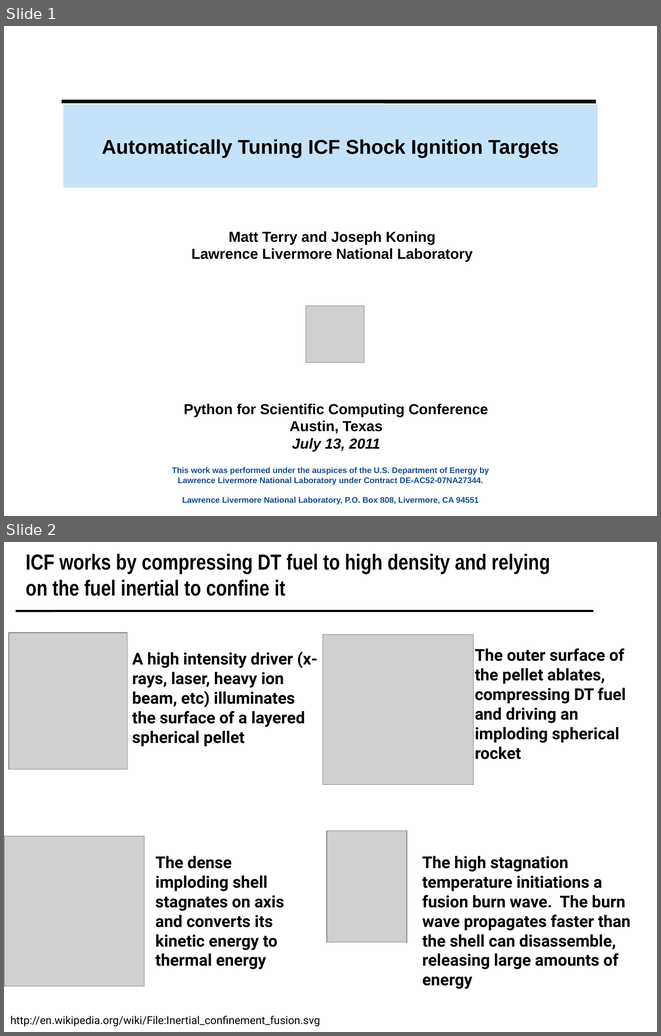
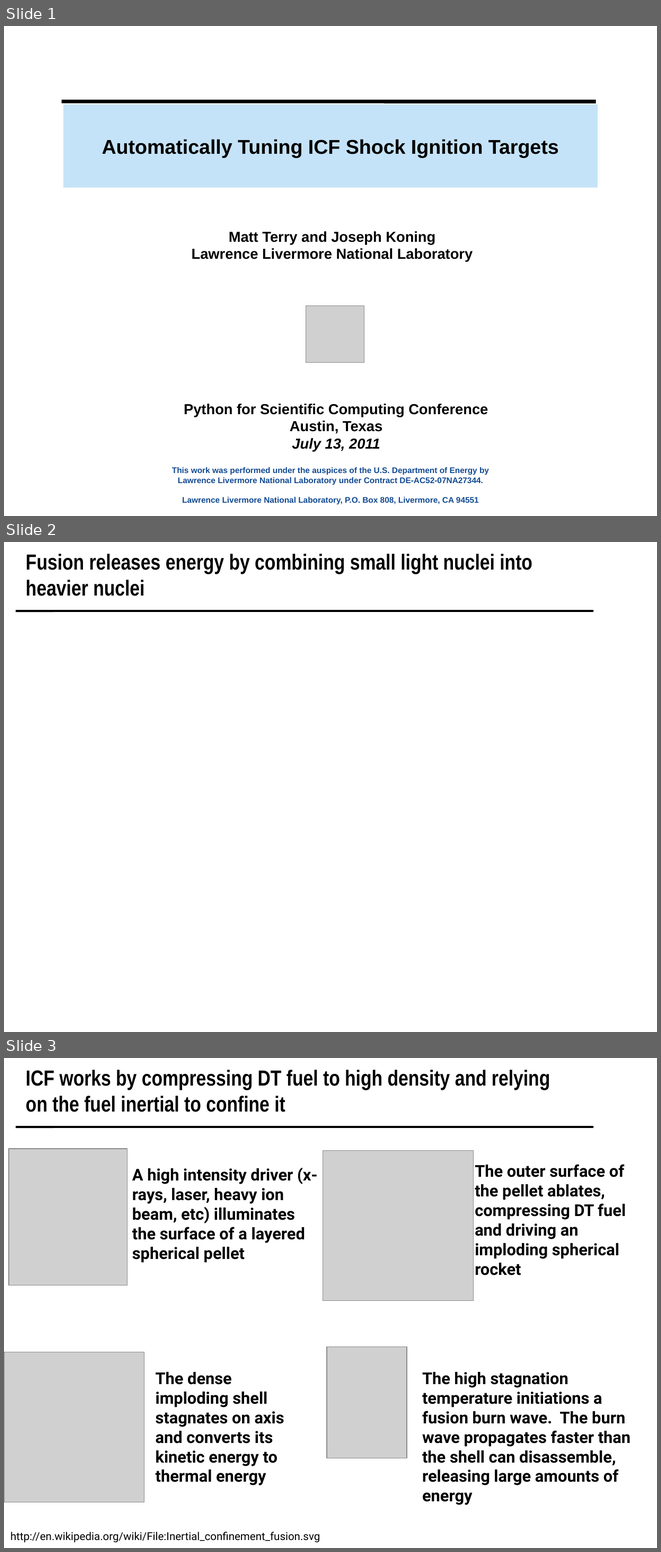
Before and after one commit to scipy-conference/scipy_proceedings, a slide deck: papers/koningterry/slides.pptx. Shown one above the other, each under a label of ours: slides 1 and 2 before the commit, slides 1, 2 and 3 after it. The pictures are 661x1036 and 661x1552 pixels, drawn with LibreOffice and Linux fonts; fonts in the diff are those of the drawing; grey boxes stand for pictures; background and template pictures are left out. Boxes give left, top, right and bottom in pixels: in the first picture for what was removed or moved away, otherwise in the second. Text is boxed around its words. In the diff, an @@ line names an element or a change of style, - is before the commit and + after.

```diff
--- a/papers/koningterry/slides.pptx
+++ b/papers/koningterry/slides.pptx
@@ slide 2 added at (x1=4, y1=542, x2=657, y2=1032), background #FFFFFF; not listed: 1 template element that a slide beside it also shows @@
@@ title added at (x1=26, y1=554, x2=532, y2=596), 24 pt, text #000000, bold @@
+Fusion releases energy by combining small light nuclei into heavier nuclei
@@ what was slide 2 is now slide 3 @@
```
Also in this commit, not shown: 7 slides changed, 3 slides removed.
